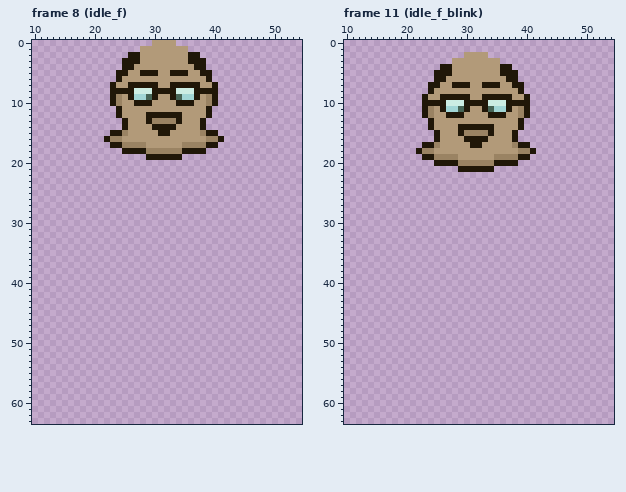
A pixel-art file gets an edit: godot/Projeto 1 -/arquivos/aseprite/Player/carlao_v1.2.aseprite. This is how it looked before the edit.
64x64 pixels, 109 frames. Colours within 5 levels of each other are drawn and written as one. Shown: frame 8 (idle_f): x 10..54, y 0..63; frame 11 (idle_f_blink): x 10..54, y 0..63. The commit also changed other frames, which this record leaves out.
The same view after the edit:
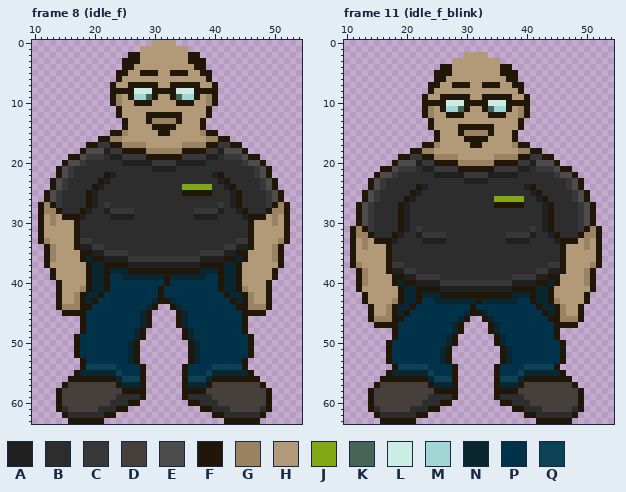
Palette (. is transparent): A #202020  B #2d2d2d  C #393838  D #463f3c  E #4d4b4b  F #201708  G #9a8363  H #b29a79  J #83a816  K #466556  L #ccede3  M #a1d6d5  N #0a2731  P #003349  Q #0c4255
The edit:
layer "torso" added
Changed rows in their new state; - is an unchanged pixel.
Frame 8 (idle_f), layer "torso":
first column x 11:
16 ----------F--------------------F----------
17 --------FFCC------------------CCFF--------
18 -------FEEEACC--------------CCAEEEF-------
19 -----FFECCCBAACCCC------CCCCAABCCCEFF-----
20 ----FEECBBBBBBAAAAACCCCAAAAABBBBBBCEEF----
21 ---FECBBBBBBBBBBBBBAAAABBBBBBBBBBBBBCEF---
22 ---FECBBBBBFABBBBBBBBBBBBBBBBAFBBBBBCEF---
23 --FECBBBBBFABBBBBBBBBBBBBBBBBBAFBBBBBCEF--
24 --FECBBBBFABBBBBBBBBBBBBJJJJJBBAFBBBBCEF--
25 -FECBBBBFABBBBBBBBBBBBBBFFFFFBBBAFBBBBCEF-
26 -FECBBBBFABBBBBBBBBBBBBBBBBBBBBBAFBBBBCEF-
27 FGFCBBBBFABCBBBBBBBBBBBBBBBBBBCBAFBBBBCFGF
28 FGGFBBBFABBACCCCBBBBBBBBBBCCCCABBAFBBBFGGF
29 FHGHFFFABBBBAAAABBBBBBBBBBAAAABBBBAFFFHGHF
30 FHGHHHFBBBBBBBBBBBBBBBBBBBBBBBBBBBBFHHHGHF
31 FHHHHHFBBBBBBBBBBBBBBBBBBBBBBBBBBBBFHHHHHF
32 FHHHHHFBBBBBBBBBBBBBBBBBBBBBBBBBBBBFHHHHHF
33 FGHHHHFCCBBBBBBBBBBBBBBBBBBBBBBBBCCFHHHHGF
34 -FGHHHFAACCBBBBBBBBBBBBBBBBBBBBCCAAFHHHGF-
35 -FGHHHHFFAACCCCBBBBBBBBBBBBCCCCAAFFHHHHGF-
36 -FGHHHHFNFFAAAACCCCCCCCCCCCAAAAFFNFHHHHGF-
37 -FHHHHHHFNNFFFFAAAAAAAAAAAAFFFFNNFHHHHHHF-
38 --FHHHHHFNNFNNNFFFFFFFFFFFFNNNFNNFHHHHHF--
39 --FHHHHHFNNFPPNNNNNNNFNNNNNNPPFNNFHHHHHF--
40 ---FHHHHFNNFPPPPPPPPPFPPPPPPPPFNNFHHHHF---
41 ---FHHHGFNNFPPPPPPPPFPPPPPPPPPFNNFGHHHF---
42 ---FHHGFNNFPPPPPPPPPFPPPPPPPPPPFNNFGHHF---
43 ---FHHGFNFPPPPPPPPPNFFNPPPPPPPPPFNFGHHF---
44 ---FGGGFFPPPPPPPPPNF--FNPPPPPPPPPFFGGGF---
45 ----FFFFPPPPPPPPPNF----FNPPPPPPPPPFFFF----
46 -------FPPPPPPPPPNF----FNPPPPPPPPPF-------
47 -------FPPPPPPPPPNF----FNPPPPPPPPPF-------
48 -------FPPPPPPPPNF------FNPPPPPPPPF-------
49 ------FPPPPPPPPPNF------FNPPPPPPPPPF------
50 ------FPPPPPPPPNF--------FNPPPPPPPPF------
51 ------FPPPPPPPPNF--------FNPPPPPPPPF------
52 ------FPPPPPPPPNF--------FNPPPPPPPPF------
53 -------FPPPPPPPNF--------FNPPPPPPPF-------
54 -------FQQQQQPPPPF------FPPPPQQQQQF-------
55 ------FNNNNNNQPPPF------FPPPQNNNNNNF------
56 -----FFFFFFFFNQQQF------FQQQNFFFFFFFF-----
57 ----FDDDDDDDDFNNNF------FNNNFDDDDDDDDF----
58 ---FDDDDDDDDDDFFFF------FFFFDDDDDDDDDDF---
59 ---FDDDDDDDDDBBBBF------FBBBBDDDDDDDDDF---
60 ---FDDDDDDDDBBBFF--------FFBBBDDDDDDDDF---
61 ---FBDDDDDBBBFF------------FFBBBDDDDDBF---
62 ----FBBBBBBFF----------------FFBBBBBBF----
63 -----FFFFFF--------------------FFFFFF-----
Frame 11 (idle_f_blink), layer "torso":
first column x 11:
18 ----------F--------------------F----------
19 --------FFCC------------------CCFF--------
20 -------FEEEACC--------------CCAEEEF-------
21 -----FFECCCBAACCCC------CCCCAABCCCEFF-----
22 ----FEECBBBBBBAAAAACCCCAAAAABBBBBBCEEF----
23 ---FECBBBBBBBBBBBBBAAAABBBBBBBBBBBBBCEF---
24 ---FECBBBBBFABBBBBBBBBBBBBBBBAFBBBBBCEF---
25 --FECBBBBBFABBBBBBBBBBBBBBBBBBAFBBBBBCEF--
26 --FECBBBBFABBBBBBBBBBBBBJJJJJBBAFBBBBCEF--
27 -FECBBBBFABBBBBBBBBBBBBBFFFFFBBBAFBBBBCEF-
28 -FECBBBBFABBBBBBBBBBBBBBBBBBBBBBAFBBBBCEF-
29 -FECBBBBFABBBBBBBBBBBBBBBBBBBBBBAFBBBBCEF-
30 -FECBBBBFABBBBBBBBBBBBBBBBBBBBBBAFBBBBCEF-
31 FGFCBBBBFABCBBBBBBBBBBBBBBBBBBCBAFBBBBCFGF
32 FGGFBBBFABBACCCCBBBBBBBBBBCCCCABBAFBBBFGGF
33 FHGHFFFABBBBAAAABBBBBBBBBBAAAABBBBAFFFHGHF
34 FHGHHHFBBBBBBBBBBBBBBBBBBBBBBBBBBBBFHHHGHF
35 FHHHHHFBBBBBBBBBBBBBBBBBBBBBBBBBBBBFHHHHHF
36 FHHHHHFBBBBBBBBBBBBBBBBBBBBBBBBBBBBFHHHHHF
37 FGHHHHFCCBBBBBBBBBBBBBBBBBBBBBBBBCCFHHHHGF
38 -FGHHHFAACCBBBBBBBBBBBBBBBBBBBBCCAAFHHHGF-
39 -FGHHHHFFAACCCCBBBBBBBBBBBBCCCCAAFFHHHHGF-
40 -FGHHHHFNFFAAAACCCCCCCCCCCCAAAAFFNFHHHHGF-
41 -FHHHHHHFNNFFFFAAAAAAAAAAAAFFFFNNFHHHHHHF-
42 --FHHHHHFNNFNNNFFFFFFFFFFFFNNNFNNFHHHHHF--
43 --FHHHHGFNNFPPNNNNNNNFNNNNNNPPFNNFGHHHHF--
44 ---FHHGFNNFPPPPPPPPPFPPPPPPPPPPFNNFGHHF---
45 ---FHHGFNFPPPPPPPPPNFFNPPPPPPPPPFNFGHHF---
46 ---FGGGFFPPPPPPPPPNF--FNPPPPPPPPPFFGGGF---
47 ----FFFFPPPPPPPPPNF----FNPPPPPPPPPFFFF----
48 -------FPPPPPPPPPNF----FNPPPPPPPPPF-------
49 -------FPPPPPPPPNF------FNPPPPPPPPF-------
50 ------FPPPPPPPPPNF------FNPPPPPPPPPF------
51 ------FPPPPPPPPNF--------FNPPPPPPPPF------
52 ------FPPPPPPPPNF--------FNPPPPPPPPF------
53 ------FPPPPPPPPNF--------FNPPPPPPPPF------
54 -------FQQQQQPPPPF------FPPPPQQQQQF-------
55 ------FNNNNNNQPPPF------FPPPQNNNNNNF------
56 -----FFFFFFFFNQQQF------FQQQNFFFFFFFF-----
57 ----FDDDDDDDDFNNNF------FNNNFDDDDDDDDF----
58 ---FDDDDDDDDDDFFFF------FFFFDDDDDDDDDDF---
59 ---FDDDDDDDDDBBBBF------FBBBBDDDDDDDDDF---
60 ---FDDDDDDDDBBBFF--------FFBBBDDDDDDDDF---
61 ---FBDDDDDBBBFF------------FFBBBDDDDDBF---
62 ----FBBBBBBFF----------------FFBBBBBBF----
63 -----FFFFFF--------------------FFFFFF-----
